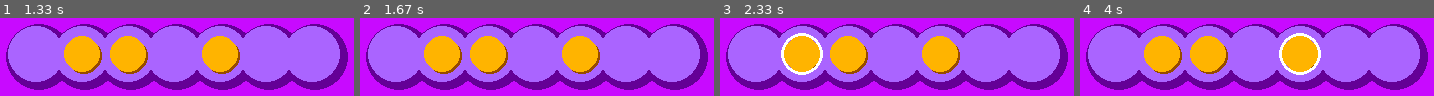
Above: before the commit, frames 1-4 (left to right).
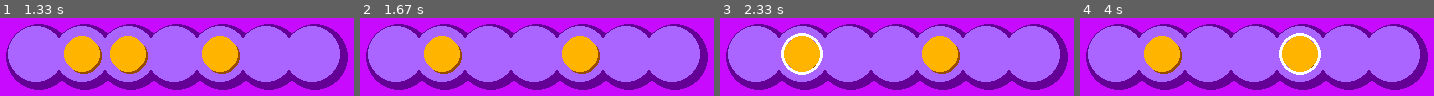
Above: after the commit, the same moments.

Repository: alvansga/my-py-game
Game: pygame game, started from marble.py
Two runs of this game, one before a commit and one after it. Both use one fixed random seed, a clock stepped at 60 frames per second and the inputs below.
Inputs (mouse positions are in pixels of both pictures, inside the frame that each line leads up to):
- Up to frame 1 (1.33 s): press the mouse at (219, 53) at 0.37 s; move the mouse to (outside the picture) at 0.47 s; release the mouse at (outside the picture) at 0.6 s; click (81, 53) at 0.72 s; press the mouse at (265, 53) at 1.03 s; move the mouse to (205, 64) at 1.13 s; release the mouse at (145, 77) at 1.27 s
- Up to frame 2 (1.67 s): click (533, 53) at 1.38 s
- Up to frame 3 (2.33 s): click (801, 53) at 2.22 s
- Up to frame 4 (4 s): press the mouse at (1345, 53) at 2.53 s; move the mouse to (outside the picture) at 2.63 s; release the mouse at (outside the picture) at 2.77 s; click (1299, 53) at 3.88 s

Frame 1 is identical in both runs. In frame 2, 4.0% of the frame differs, in the area x 31-42%, y 23-72%; in frame 3, 4.0%; in frame 4, 4.0%.

Commit message:
jump bug

Diff:
--- a/marble.py
+++ b/marble.py
@@ -58,13 +58,17 @@
     gambarBG()
     xmouse = 0
     ymouse = 0
-    prevselect = None
+    prevselect = (None,None)
     marbles = []
     mousehold = False
+    mouserelease = False
     for i in range(LEBARPAPAN):
         marbles.append([False] * TINGGIPAPAN)
+
     #level 1
-
+    marbles[int(LEBARPAPAN/2)-2][int(TINGGIPAPAN/2)] = True
+    marbles[int(LEBARPAPAN/2)-1][int(TINGGIPAPAN/2)] = True
+    marbles[int(LEBARPAPAN/2)+1][int(TINGGIPAPAN/2)] = True
 
     while True:
         mouseklik = False
@@ -75,15 +79,11 @@
         #     for j in range(TINGGIPAPAN):
         #         gambarMarble(MARBLE,REAL,i,j)
         ########################
-        if not mousehold == True:
-            gambarMarble(MARBLE,REAL,int(LEBARPAPAN/2)-2,int(TINGGIPAPAN/2),marbles)
-        gambarMarble(MARBLE,REAL,int(LEBARPAPAN/2)-1,int(TINGGIPAPAN/2),marbles)
-
-        gambarMarble(MARBLE,REAL,int(LEBARPAPAN/2)+1,int(TINGGIPAPAN/2),marbles)
-
-        # marbles[0][0]=True
-        # marbles[1][0]=True
-        # marbles[3][0]=True
+        refreshMarble(marbles)
+
+        # if prevselect != None and not mousehold == True:
+        #     left,top = prevselect
+
 
         for event in pygame.event.get():
             if event.type == QUIT or (event.type == KEYUP and event.key == K_ESCAPE):
@@ -91,20 +91,20 @@
                 sys.exit()
 
             elif event.type == MOUSEMOTION and mousehold == True:
-                print ("mouse gerak")
-                xmouse, ymouse = event.pos
-                gambarfreeMarble(MARBLE,REAL,xmouse,ymouse,marbles)
+                print ("mouse hold")
+                xmouse, ymouse = event.pos
 
             elif event.type == MOUSEBUTTONUP:
-                print ("mouse klik")
-                xmouse, ymouse = event.pos
-
+                print ("mouse lepas")
+                xmouse, ymouse = event.pos
                 mousehold = False
+                mouserelease = True
+                print (marbles)
 
             elif event.type == MOUSEBUTTONDOWN:
                 xmouse, ymouse = event.pos
                 mouseklik = True
-                print("hold")
+                print("mouse tekan")
 
             elif event.type == MOUSEMOTION:
                 xmouse, ymouse = event.pos
@@ -115,12 +115,21 @@
             gambarfreeMarble(MARBLE,REAL,xmouse,ymouse,marbles)
         else:
             boxx,boxy = sentuhMarble(xmouse,ymouse)
+            if mouserelease == True:
+                mouserelease = False
+                cekmarblerelease(boxx,boxy,prevselect,marbles)
+                # kembalikan marble
+
+
+
             if boxx != None and boxy != None:
                 # print("tersentuh")
                 if marbles[boxx][boxy]:
                     gambarRing(boxx,boxy)
                 if marbles[boxx][boxy] and mouseklik == True:
                     mousehold = True
+                    prevselect = (boxx,boxy)
+                    marbles[boxx][boxy] = False
 
 
 
@@ -151,12 +160,11 @@
     pygame.draw.circle(DISPLAYSURF,BOARDCOLOR,(left+JARI2MARBLE,top+JARI2MARBLE),JARI2MARBLE+10)
     # pygame.draw.circle(DISPLAYSURF,BOARDCOLOR2,(left+JARI2MARBLE,top+JARI2MARBLE),JARI2MARBLE-3)
 
-def gambarMarble(bentuk,asli,boxx,boxy,marblelist):
+def gambarMarble(bentuk,asli,boxx,boxy):
     left,top = lefttopkoordinatbox(boxx,boxy)
     if asli == REAL:
         pygame.draw.circle(DISPLAYSURF,MARBLECOLOR2,(left+JARI2MARBLE+2,top+JARI2MARBLE+2),JARI2MARBLE)
         pygame.draw.circle(DISPLAYSURF,MARBLECOLOR,(left+JARI2MARBLE,top+JARI2MARBLE),JARI2MARBLE)
-        marblelist[boxx][boxy] = True
     elif asli == SHADOW:
         pygame.draw.circle(DISPLAYSURF,SHADOWCOLOR,(left+JARI2MARBLE,top+JARI2MARBLE),JARI2MARBLE)
 
@@ -182,11 +190,37 @@
                 return (boxx,boxy)
     return (None,None)
 
-# def refreshboard(marble,kosong):
-#     for boxx in range(LEBARPAPAN):
-#         for boxy in range(TINGGIPAPAN):
-#             left, top = lefttopkoordinatbox(boxx,boxy)
-#             if
+def refreshMarble(marbles):
+    for i in range(LEBARPAPAN):
+        for j in range(TINGGIPAPAN):
+            if marbles[i][j] == True:
+                gambarMarble(MARBLE,REAL,i,j)
+
+def cekmarblerelease(boxx,boxy,prevselect,marbles):
+    oldboxx,oldboxy = prevselect
+    #               kanan
+
+
+    if boxx == None and boxy == None :
+        boxx,boxy = prevselect
+        marbles[boxx][boxy] = True
+    if marbles[boxx][boxy] == True :
+        boxx,boxy = prevselect
+        marbles[boxx][boxy] = True
+    else:
+        if (boxx == oldboxx + 1 + 1 and boxy == oldboxy and marbles[oldboxx + 1][oldboxy] == True) :
+            marbles[boxx][boxy] = True
+            marbles[oldboxx + 1][oldboxy] = False
+            marbles[oldboxx + 1 + 1][oldboxy] = False
+        #               left
+        elif (boxx == oldboxx - 1 - 1 and boxy == oldboxy and marbles[oldboxx - 1][oldboxy] == True):
+            marbles[boxx][boxy] = True
+            marbles[oldboxx - 1][oldboxy] = False
+            marbles[oldboxx - 1 - 1][oldboxy] = False
+        else:
+            boxx,boxy = prevselect
+            marbles[boxx][boxy] = True
+    return marbles
 
 if __name__ == '__main__':
     main()
